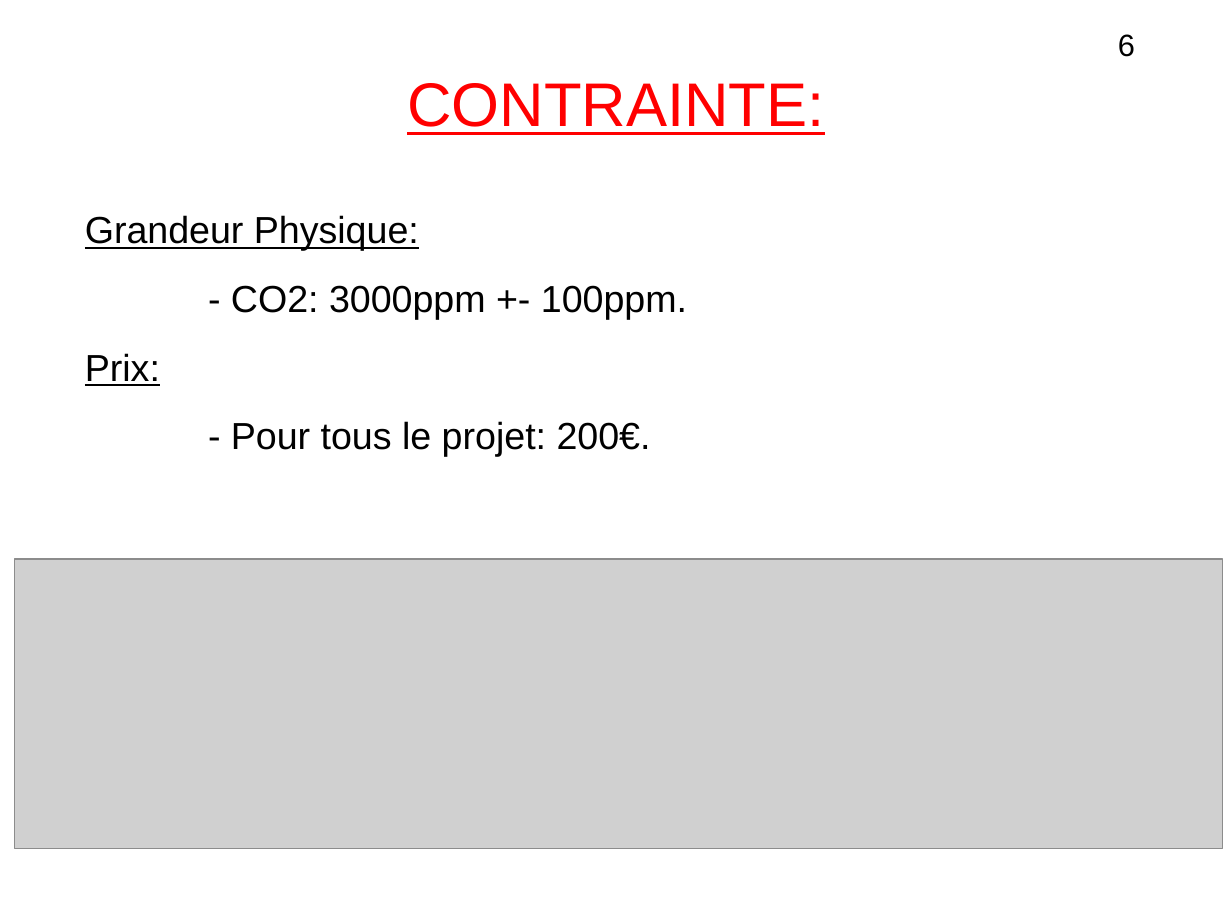
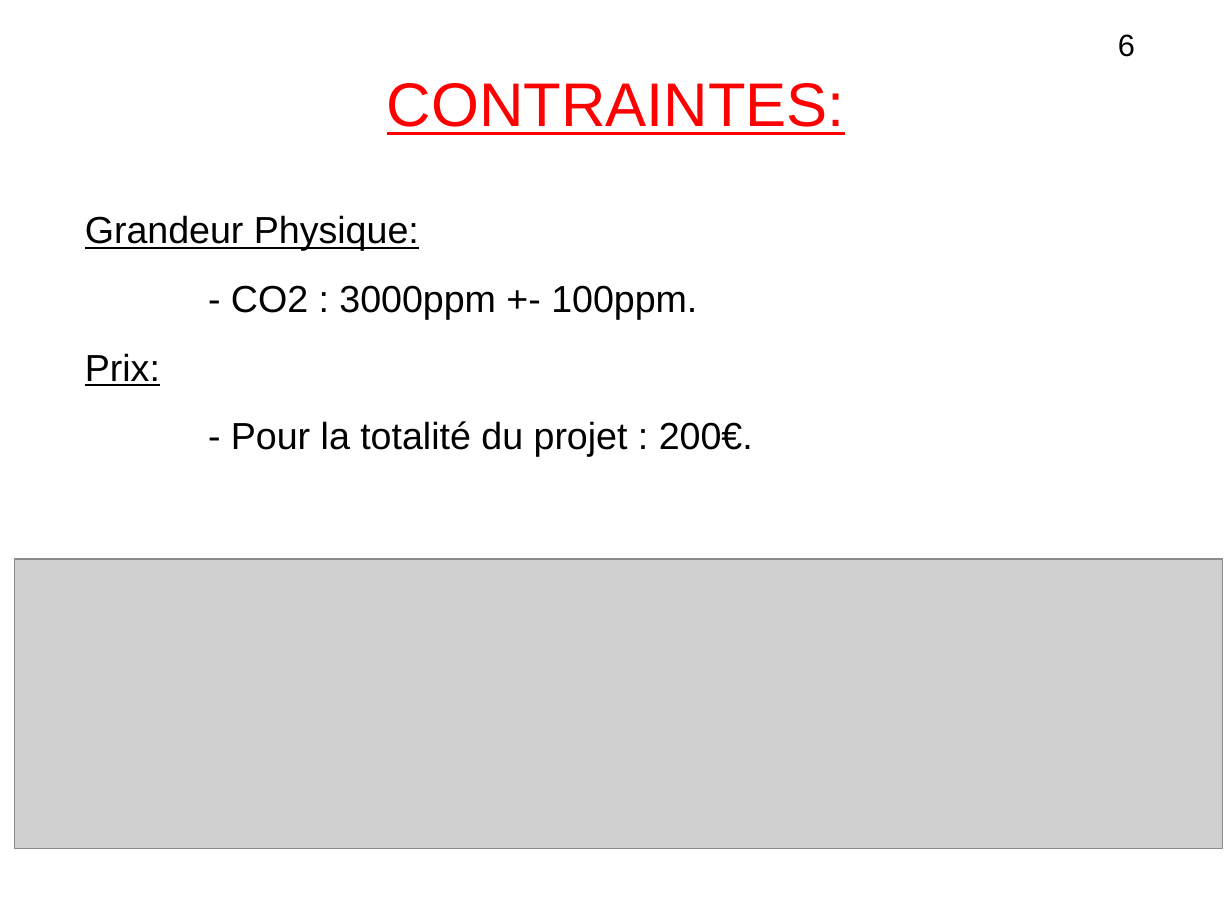
Before and after one commit to lesliesam96/Projet-STI2D, a slide deck: slide 6 of hugo/diapo_R2.odp. Drawn at 1232x924 pixels with LibreOffice and Linux fonts; fonts in the diff are those of the drawing; grey boxes stand for pictures. Boxes give left, top, right and bottom in pixels: in the first picture for what was removed or moved away, otherwise in the second. Text is boxed around its words. In the diff, an @@ line names an element or a change of style, - is before the commit and + after.

```diff
--- a/hugo/diapo_R2.odp
+++ b/hugo/diapo_R2.odp
@@ text at box(387, 83, 845, 135): text changed @@
-CONTRAINTE:
+CONTRAINTES:
@@ text at box(231, 285, 697, 320): spaces changed @@
-- CO2: 3000ppm +- 100ppm.
+- CO2 : 3000ppm +- 100ppm.
@@ text at box(231, 421, 753, 457): text changed @@
-- Pour tous le projet: 200€.
+- Pour la totalité du projet : 200€.
```
Also in this commit, not shown: 9 other slides changed.
